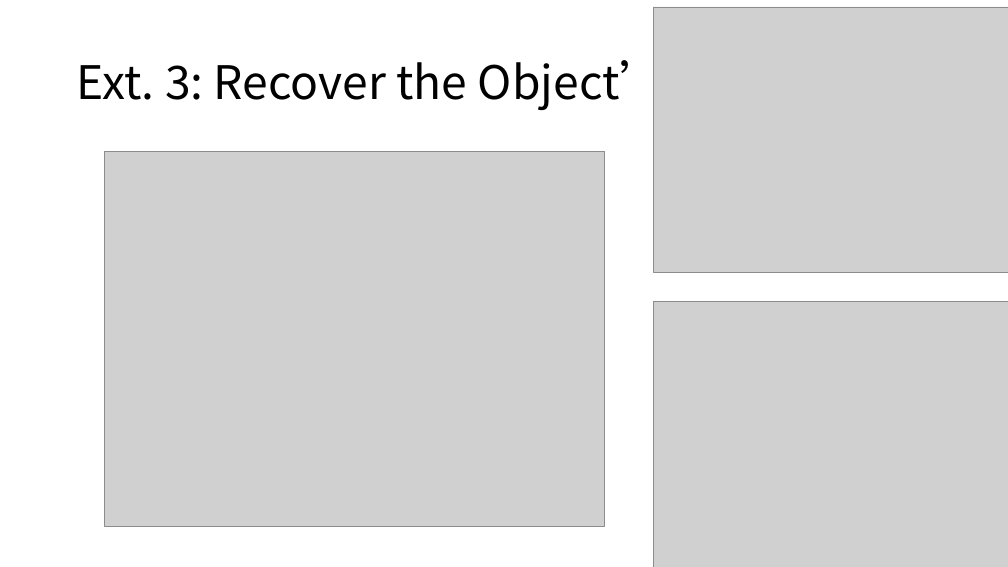
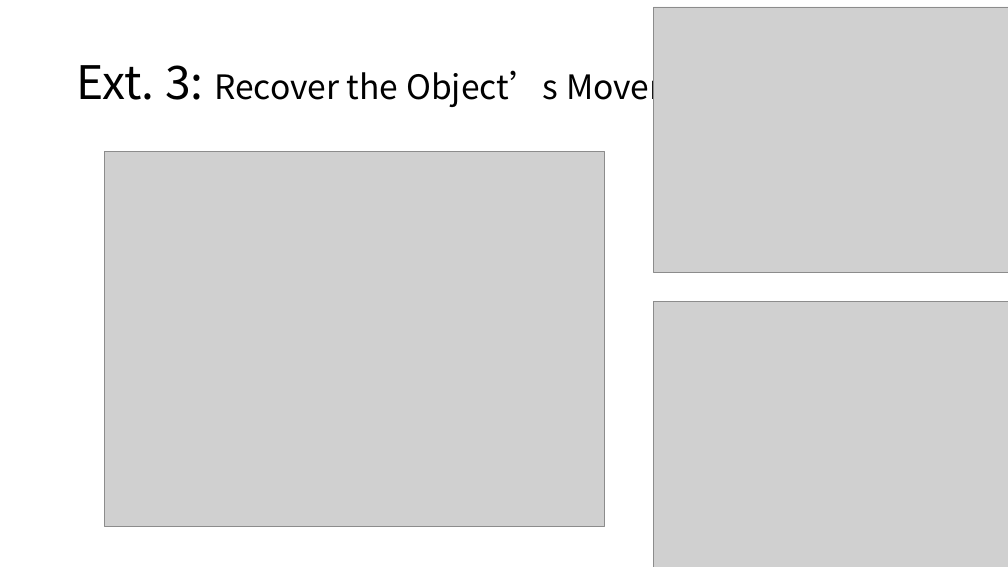
Before and after one commit to RUSRUSHB/Project2-Motion-Detection-via-Communication-Signals, a slide deck: slide 7 of Project 2.pptx. Drawn at 1008x567 pixels with LibreOffice and Linux fonts; fonts in the diff are those of the drawing; grey boxes stand for pictures. Boxes give left, top, right and bottom in pixels: in the first picture for what was removed or moved away, otherwise in the second. Text is boxed around its words. In the diff, an @@ line names an element or a change of style, - is before the commit and + after.

Commit message:
Update PPT

```diff
--- a/Project 2.pptx
+++ b/Project 2.pptx
@@ title "Ext. 3: Recover the Object’s ..." at (77,65,732,109): size 44 to 32 pt in "Recover the Object’s Movement" @@
```
Also in this commit, not shown: 2 slides added, 1 other file.
